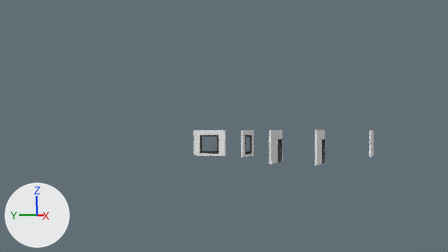
The Blender file Scene/scene01.1.blend as it was, and as the next commit left it.
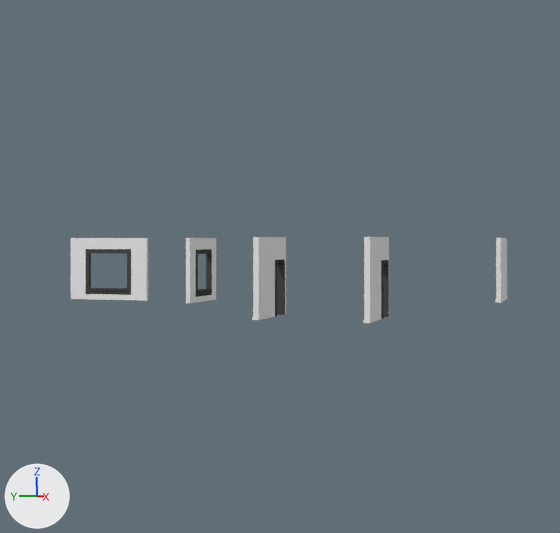
There are two pictures of each version: one from the file's camera 'Camera', one close up on the part from 37% to 88% of the width and 13% to 100% of the height. Lighting does not change. The marker at lower left points along +X, +Y and +Z. The same objects are shown in both versions, whatever each file hides.

Names of what the first close-up shows: 'LodB_WallWithDoorOuter3x4x.003', 'LodB_WallWithDoorOuter3x4x.004', 'LodB_WallWithWindowOuter3x4', 'LodB_WallWithWindowOuter3x4.001'.
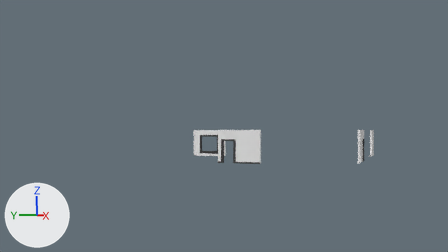
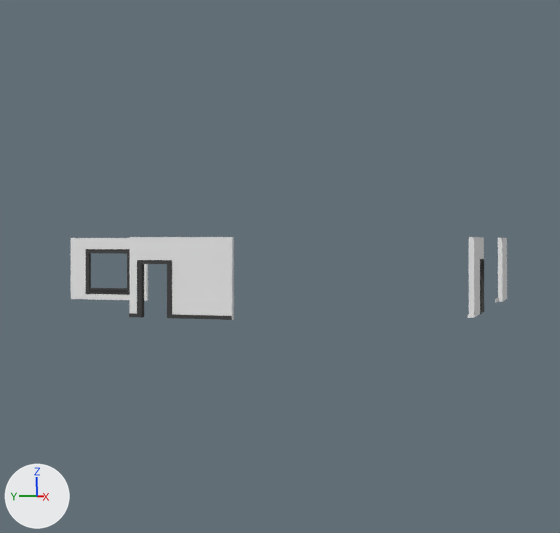
Changed parts and their boxes (x1, y1, x2, y2) in the close-ups (560 x 533 px):
'LodB_WallWithDoorOuter3x4x.004', moved, turned
    before: (252, 237, 286, 320)
    after: (129, 237, 234, 320)
'LodB_WallWithDoorOuter3x4x.003', moved
    before: (363, 237, 389, 323)
    after: (468, 237, 484, 318)
'LodB_WallWithWindowOuter3x4', unchanged, covered by the edit
    before: (186, 238, 216, 304)

Edits to the bpy script that builds the scene:
```text
Change ob_lodb_wallwithdoorouter3x4x_004:
    ob_lodb_wallwithdoorouter3x4x_004.location: (-5.0, 0.0, 0.0) -> (-6.8, 3.0, 0.0)
    ob_lodb_wallwithdoorouter3x4x_004.rotation_euler: (1.571, 0.0, 0.0) -> (1.571, 0.0, 1.571)  # degrees (90, 0, 0) -> degrees (90, 0, 90)
Change ob_lodb_wallwithdoorouter3x4x_003:
    ob_lodb_wallwithdoorouter3x4x_003.location: (-5.0, -4.0, 0.0) -> (-0.7, -7.1, 0.0)
```
